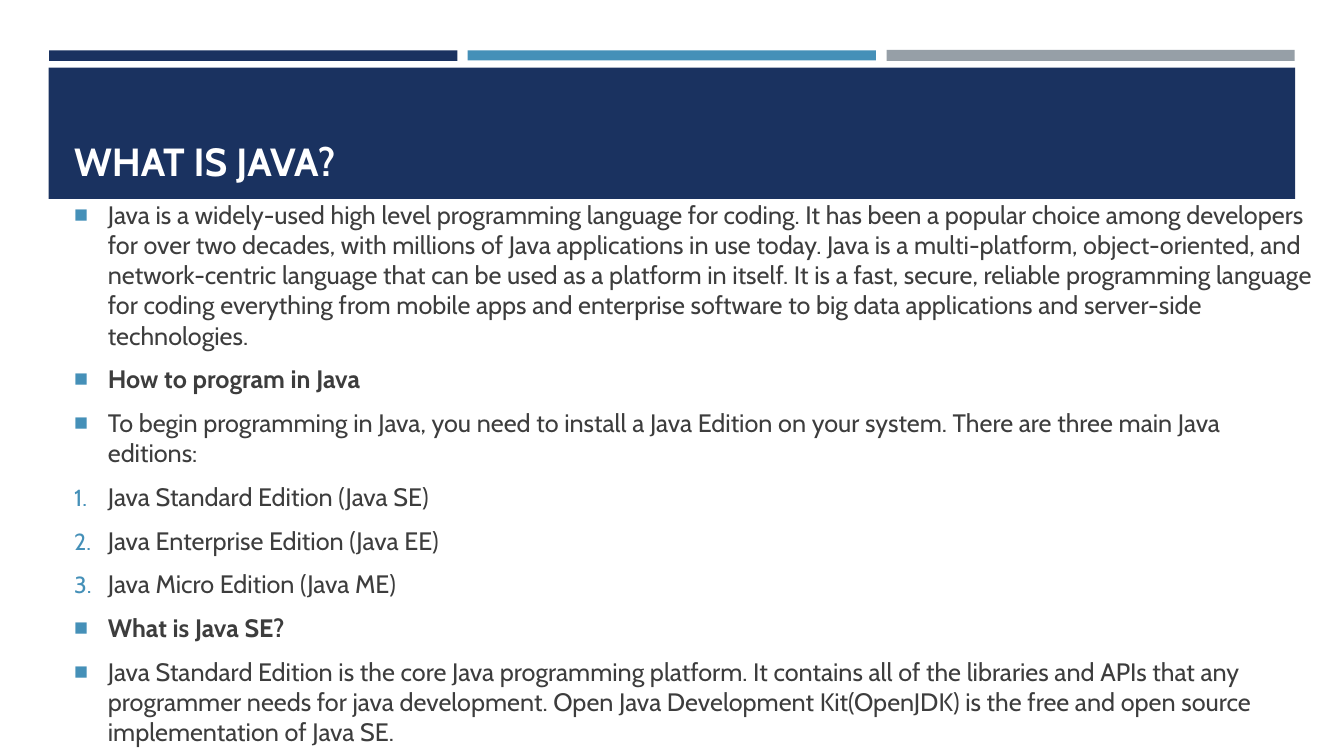
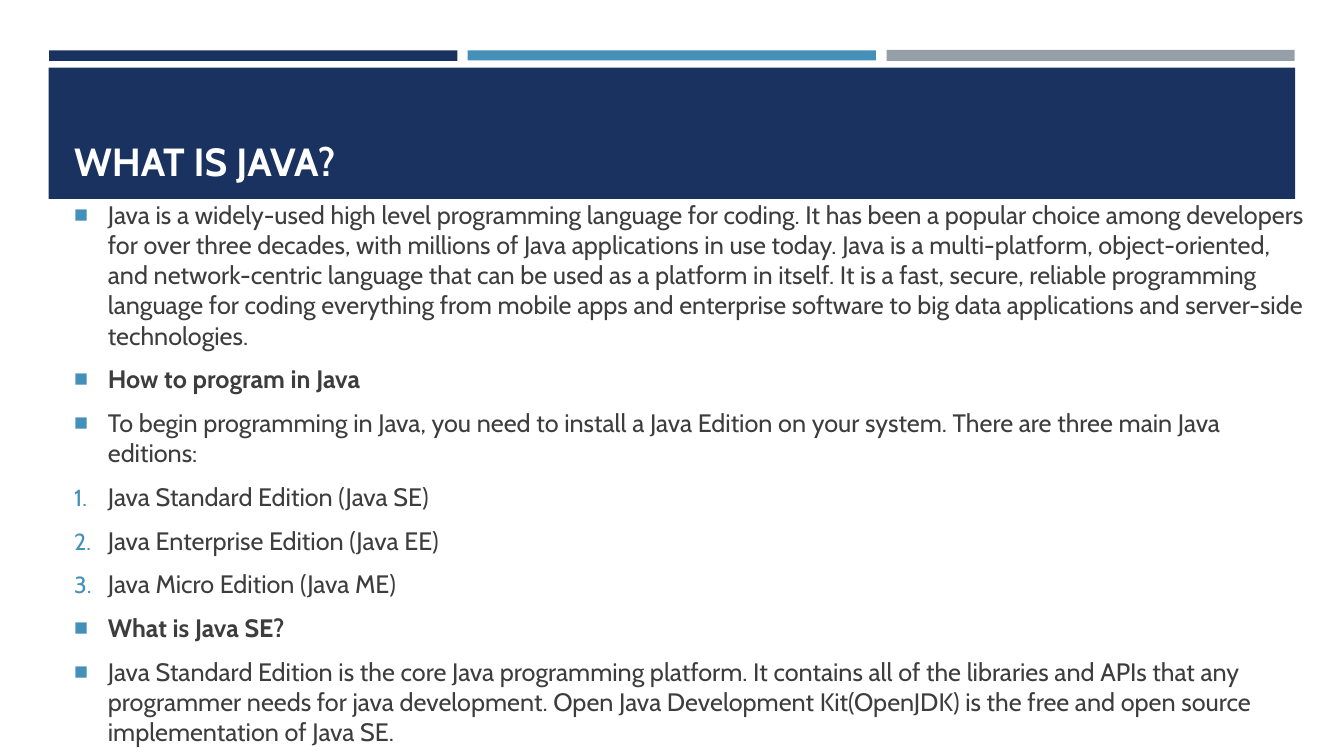
Before and after one commit to amantiwari8861/javaV1, a slide deck: slide 2 of javaSlides/Java Slides part 1.pptx. Drawn at 1344x756 pixels with LibreOffice and Linux fonts; fonts in the diff are those of the drawing. Boxes give left, top, right and bottom in pixels: in the first picture for what was removed or moved away, otherwise in the second. Text is boxed around its words. In the diff, an @@ line names an element or a change of style, - is before the commit and + after.

```diff
--- a/javaSlides/Java Slides part 1.pptx
+++ b/javaSlides/Java Slides part 1.pptx
@@ text at (x1=108, y1=205, x2=1303, y2=351): text changed @@
-■ Java is a widely-used high level programming language for coding. It has been a popular choice among developers for over two decades, with millions of Java applications in use today. Java is a multi-platform, object-oriented, and network-centric language that can be used as a platform in itself. It is a fast, secure, reliable programming language for coding everything from mobile apps and enterprise software to big data applications and server-side technologies.
+■ Java is a widely-used high level programming language for coding. It has been a popular choice among developers for over three decades, with millions of Java applications in use today. Java is a multi-platform, object-oriented, and network-centric language that can be used as a platform in itself. It is a fast, secure, reliable programming language for coding everything from mobile apps and enterprise software to big data applications and server-side technologies.
```
Also in this commit, not shown: 3 other slides changed, 35 other files.
